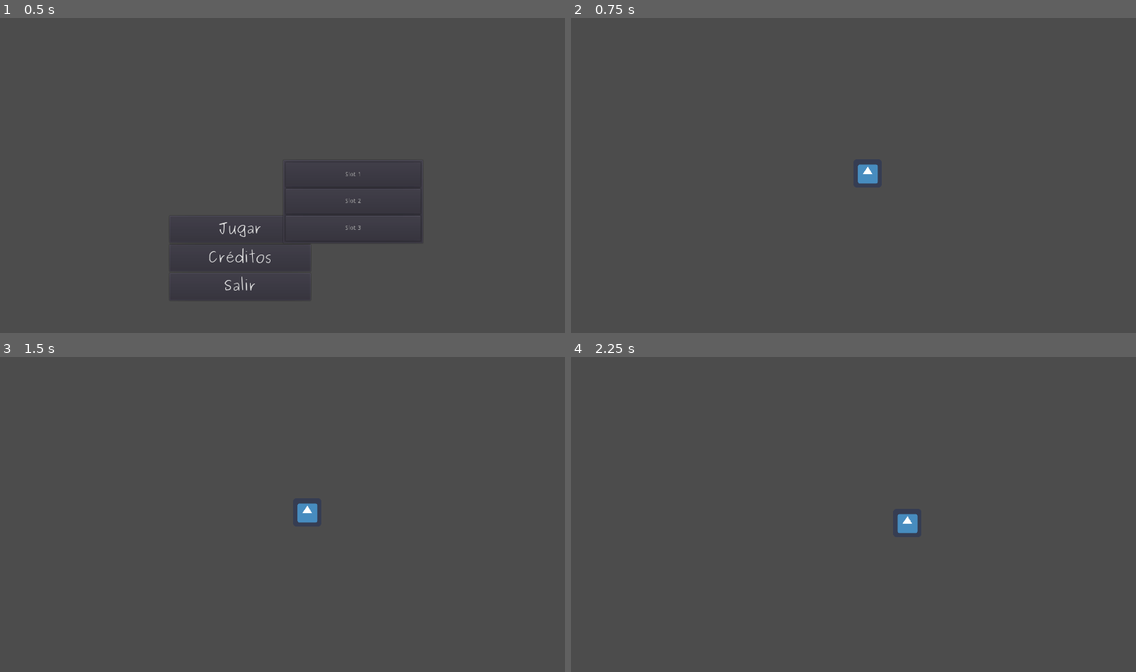
Above: before the commit, frames 1-4 (two rows, left to right).
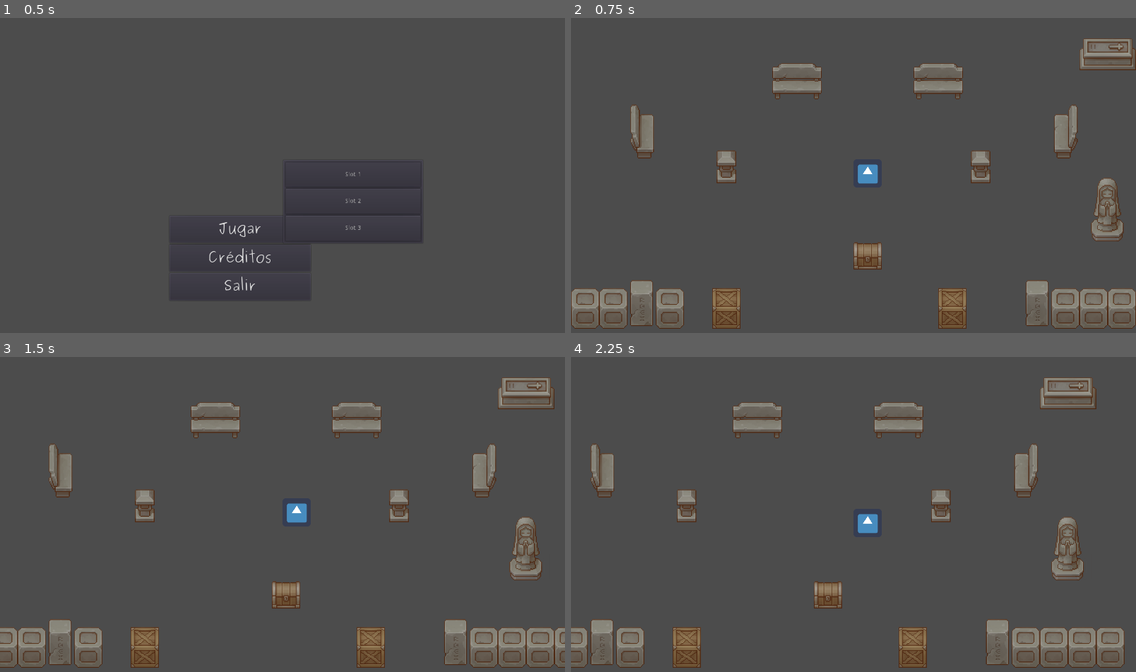
Above: after the commit, the same moments.

Repository: Glioce/Godot_examples
Game: Godot game, scene res://Scenes/MainMenu.tscn
Two runs of this game, one before a commit and one after it. Both use one fixed random seed, a clock stepped at 60 frames per second and the inputs below. The engine's default icon, where the game draws it, is replaced by a stand-in: a white triangle on a blue panel in a dark square.
Inputs:
- Up to frame 1 (0.5 s): no input
- Up to frame 2 (0.75 s): click "Jugar" at 0.5 s
- Up to frame 3 (1.5 s): tap Enter at 1.25 s; hold Right (ui_right) from 1.28 s (still down)
- Up to frame 4 (2.25 s): release Right (ui_right) at 2.03 s; hold Down (ui_down) from 2.03 s (still down)

Frame 1 is identical in both runs. In frame 2, 10% of the frame differs, in the area x 0-100%, y 6-99%; in frame 3, 11%; in frame 4, 11%, in the area x 0-98%, y 6-99%.

Commit message:
understanding tiles

Diff:
--- /dev/null
+++ b/n19_00/Scenes/Player.tscn
@@ -0,0 +1,19 @@
+[gd_scene load_steps=4 format=2]
+
+[ext_resource path="res://Scripts/Player.gd" type="Script" id=1]
+[ext_resource path="res://icon.png" type="Texture" id=2]
+
+[sub_resource type="RectangleShape2D" id=1]
+extents = Vector2( 32, 32 )
+
+[node name="Player" type="Area2D"]
+position = Vector2( 640, 320 )
+script = ExtResource( 1 )
+
+[node name="CollisionShape2D" type="CollisionShape2D" parent="."]
+position = Vector2( 32, 32 )
+shape = SubResource( 1 )
+
+[node name="Sprite" type="Sprite" parent="."]
+position = Vector2( 32, 32 )
+texture = ExtResource( 2 )
--- a/n19_00/Scenes/West.tscn
+++ b/n19_00/Scenes/West.tscn
@@ -1,25 +1,177 @@
 [gd_scene load_steps=4 format=2]
 
-[ext_resource path="res://icon.png" type="Texture" id=1]
-[ext_resource path="res://Scripts/Player.gd" type="Script" id=2]
+[ext_resource path="res://Scenes/Player.tscn" type="PackedScene" id=1]
+[ext_resource path="res://Textures/TX Props.png" type="Texture" id=2]
 
-[sub_resource type="RectangleShape2D" id=1]
-extents = Vector2( 32, 32 )
+[sub_resource type="TileSet" id=1]
+0/name = "TX Props.png 0"
+0/texture = ExtResource( 2 )
+0/tex_offset = Vector2( 0, 0 )
+0/modulate = Color( 1, 1, 1, 1 )
+0/region = Rect2( 64, 0, 64, 128 )
+0/tile_mode = 0
+0/occluder_offset = Vector2( 0, 0 )
+0/navigation_offset = Vector2( 0, 0 )
+0/shape_offset = Vector2( 0, 0 )
+0/shape_transform = Transform2D( 1, 0, 0, 1, 0, 0 )
+0/shape_one_way = false
+0/shape_one_way_margin = 0.0
+0/shapes = [  ]
+0/z_index = 0
+1/name = "TX Props.png 1"
+1/texture = ExtResource( 2 )
+1/tex_offset = Vector2( 0, 0 )
+1/modulate = Color( 1, 1, 1, 1 )
+1/region = Rect2( 192, 0, 64, 128 )
+1/tile_mode = 0
+1/occluder_offset = Vector2( 0, 0 )
+1/navigation_offset = Vector2( 0, 0 )
+1/shape_offset = Vector2( 0, 0 )
+1/shape_transform = Transform2D( 1, 0, 0, 1, 0, 0 )
+1/shape_one_way = false
+1/shape_one_way_margin = 0.0
+1/shapes = [  ]
+1/z_index = 0
+2/name = "TX Props.png 2"
+2/texture = ExtResource( 2 )
+2/tex_offset = Vector2( 0, 0 )
+2/modulate = Color( 1, 1, 1, 1 )
+2/region = Rect2( 320, 0, 64, 128 )
+2/tile_mode = 0
+2/occluder_offset = Vector2( 0, 0 )
+2/navigation_offset = Vector2( 0, 0 )
+2/shape_offset = Vector2( 0, 0 )
+2/shape_transform = Transform2D( 1, 0, 0, 1, 0, 0 )
+2/shape_one_way = false
+2/shape_one_way_margin = 0.0
+2/shapes = [  ]
+2/z_index = 0
+3/name = "TX Props.png 3"
+3/texture = ExtResource( 2 )
+3/tex_offset = Vector2( 0, 0 )
+3/modulate = Color( 1, 1, 1, 1 )
+3/region = Rect2( 448, 0, 64, 128 )
+3/tile_mode = 0
+3/occluder_offset = Vector2( 0, 0 )
+3/navigation_offset = Vector2( 0, 0 )
+3/shape_offset = Vector2( 0, 0 )
+3/shape_transform = Transform2D( 1, 0, 0, 1, 0, 0 )
+3/shape_one_way = false
+3/shape_one_way_margin = 0.0
+3/shapes = [  ]
+3/z_index = 0
+4/name = "TX Props.png 4"
+4/texture = ExtResource( 2 )
+4/tex_offset = Vector2( 0, 0 )
+4/modulate = Color( 1, 1, 1, 1 )
+4/region = Rect2( 576, 0, 128, 128 )
+4/tile_mode = 0
+4/occluder_offset = Vector2( 0, 0 )
+4/navigation_offset = Vector2( 0, 0 )
+4/shape_offset = Vector2( 0, 0 )
+4/shape_transform = Transform2D( 1, 0, 0, 1, 0, 0 )
+4/shape_one_way = false
+4/shape_one_way_margin = 0.0
+4/shapes = [  ]
+4/z_index = 0
+5/name = "TX Props.png 5"
+5/texture = ExtResource( 2 )
+5/tex_offset = Vector2( 0, 0 )
+5/modulate = Color( 1, 1, 1, 1 )
+5/region = Rect2( 768, 0, 64, 128 )
+5/tile_mode = 0
+5/occluder_offset = Vector2( 0, 0 )
+5/navigation_offset = Vector2( 0, 0 )
+5/shape_offset = Vector2( 0, 0 )
+5/shape_transform = Transform2D( 1, 0, 0, 1, 0, 0 )
+5/shape_one_way = false
+5/shape_one_way_margin = 0.0
+5/shapes = [  ]
+5/z_index = 0
+6/name = "TX Props.png 6"
+6/texture = ExtResource( 2 )
+6/tex_offset = Vector2( 0, 0 )
+6/modulate = Color( 1, 1, 1, 1 )
+6/region = Rect2( 864, 0, 128, 192 )
+6/tile_mode = 0
+6/occluder_offset = Vector2( 0, 0 )
+6/navigation_offset = Vector2( 0, 0 )
+6/shape_offset = Vector2( 0, 0 )
+6/shape_transform = Transform2D( 1, 0, 0, 1, 0, 0 )
+6/shape_one_way = false
+6/shape_one_way_margin = 0.0
+6/shapes = [  ]
+6/z_index = 0
+7/name = "TX Props.png 7"
+7/texture = ExtResource( 2 )
+7/tex_offset = Vector2( 0, 0 )
+7/modulate = Color( 1, 1, 1, 1 )
+7/region = Rect2( 896, 192, 64, 128 )
+7/tile_mode = 0
+7/occluder_offset = Vector2( 0, 0 )
+7/navigation_offset = Vector2( 0, 0 )
+7/shape_offset = Vector2( 0, 0 )
+7/shape_transform = Transform2D( 1, 0, 0, 1, 0, 0 )
+7/shape_one_way = false
+7/shape_one_way_margin = 0.0
+7/shapes = [  ]
+7/z_index = 0
+8/name = "TX Props.png 8"
+8/texture = ExtResource( 2 )
+8/tex_offset = Vector2( 0, 0 )
+8/modulate = Color( 1, 1, 1, 1 )
+8/region = Rect2( 768, 192, 64, 128 )
+8/tile_mode = 0
+8/occluder_offset = Vector2( 0, 0 )
+8/navigation_offset = Vector2( 0, 0 )
+8/shape_offset = Vector2( 0, 0 )
+8/shape_transform = Transform2D( 1, 0, 0, 1, 0, 0 )
+8/shape_one_way = false
+8/shape_one_way_margin = 0.0
+8/shapes = [  ]
+8/z_index = 0
+9/name = "TX Props.png 9"
+9/texture = ExtResource( 2 )
+9/tex_offset = Vector2( 0, 0 )
+9/modulate = Color( 1, 1, 1, 1 )
+9/region = Rect2( 576, 128, 128, 128 )
+9/tile_mode = 0
+9/occluder_offset = Vector2( 0, 0 )
+9/navigation_offset = Vector2( 0, 0 )
+9/shape_offset = Vector2( 0, 0 )
+9/shape_transform = Transform2D( 1, 0, 0, 1, 0, 0 )
+9/shape_one_way = false
+9/shape_one_way_margin = 0.0
+9/shapes = [  ]
+9/z_index = 0
+10/name = "TX Props.png 10"
+10/texture = ExtResource( 2 )
+10/tex_offset = Vector2( 0, 0 )
+10/modulate = Color( 1, 1, 1, 1 )
+10/region = Rect2( 576, 576, 64, 128 )
+10/tile_mode = 0
+10/occluder_offset = Vector2( 0, 0 )
+10/navigation_offset = Vector2( 0, 0 )
+10/shape_offset = Vector2( 0, 0 )
+10/shape_transform = Transform2D( 1, 0, 0, 1, 0, 0 )
+10/shape_one_way = false
+10/shape_one_way_margin = 0.0
+10/shapes = [  ]
+10/z_index = 0
 
 [node name="Node2D" type="Node2D"]
 
-[node name="Player" type="Area2D" parent="."]
-position = Vector2( 640, 320 )
-script = ExtResource( 2 )
-__meta__ = {
-"_edit_group_": true
-}
+[node name="TileMap" type="TileMap" parent="."]
+tile_set = SubResource( 1 )
+cell_quadrant_size = 32
+format = 1
+tile_data = PoolIntArray( 18, 9, 0, 65543, 4, 0, 65548, 4, 0, 196610, 8, 0, 196625, 5, 0, 262149, 7, 0, 262158, 7, 0, 327698, 6, 0, 458762, 1, 0, 589824, 10, 0, 589825, 10, 0, 589826, 3, 0, 589827, 10, 0, 589829, 2, 0, 589837, 2, 0, 589840, 3, 0, 589841, 10, 0, 589842, 10, 0, 589843, 10, 0, 589844, 10, 0 )
 
-[node name="CollisionShape2D" type="CollisionShape2D" parent="Player"]
-position = Vector2( 32, 32 )
-shape = SubResource( 1 )
+[node name="Player" parent="." instance=ExtResource( 1 )]
 
-[node name="Sprite" type="Sprite" parent="Player"]
-position = Vector2( 32, 32 )
-scale = Vector2( 1, 1 )
-texture = ExtResource( 1 )
+[node name="Camera2D" type="Camera2D" parent="Player"]
+current = true
+limit_left = 0
+limit_top = 0
+limit_right = 2048
+limit_bottom = 1800
--- a/n19_00/project.godot
+++ b/n19_00/project.godot
@@ -21,6 +21,10 @@
 window/size/height=720
 window/stretch/mode="2d"
 window/stretch/aspect="keep"
+
+[global]
+
+sync=false
 
 [input]
 
Binary file added: n19_00/Textures/TX Props.png
Not shown, added: n19_00/Textures/TX Props.png.import
Binary file added: n19_00/Textures/TX Struct.png
Not shown, added: n19_00/Textures/TX Struct.png.import
Binary file added: n19_00/Textures/TX Tileset Grass.png
Not shown, added: n19_00/Textures/TX Tileset Grass.png.import
Binary file added: n19_00/Textures/TX Tileset Stone Ground.png
Not shown, added: n19_00/Textures/TX Tileset Stone Ground.png.import
Binary file added: n19_00/Textures/TX Tileset Wall.png
Not shown, added: n19_00/Textures/TX Tileset Wall.png.import
